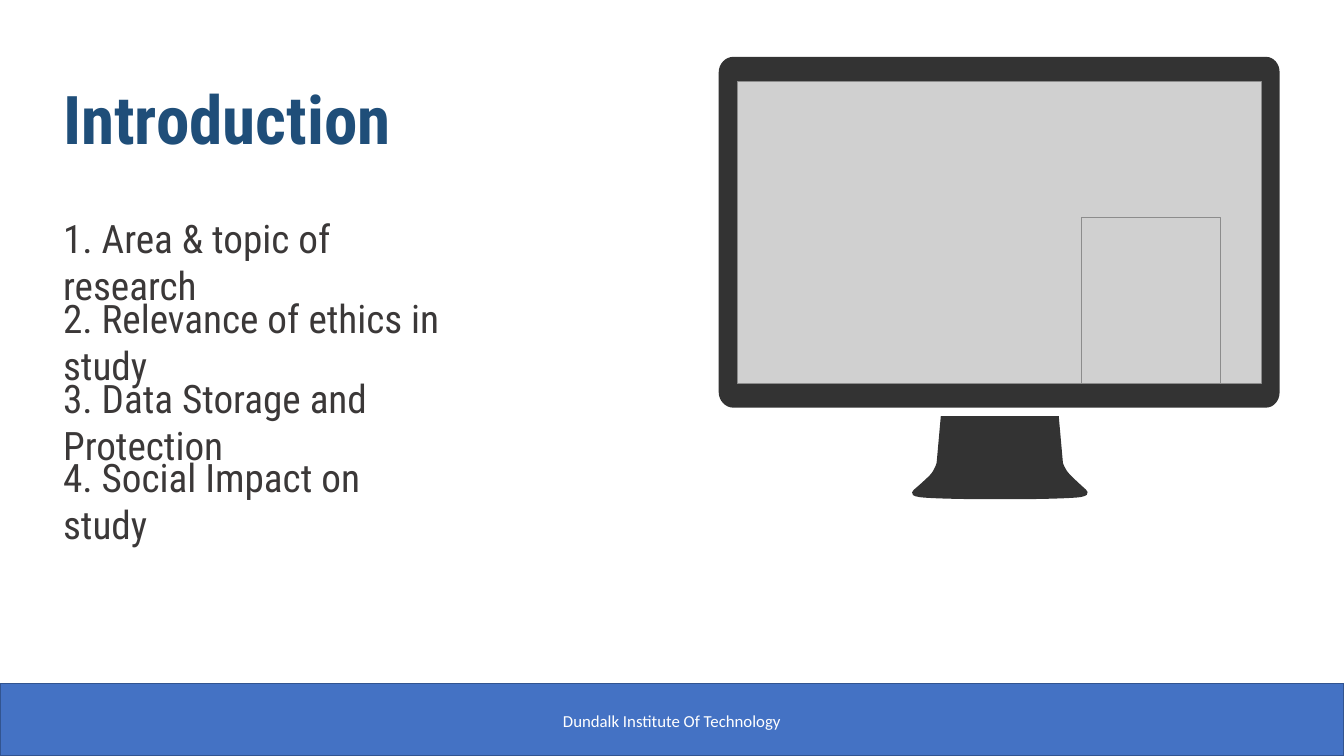
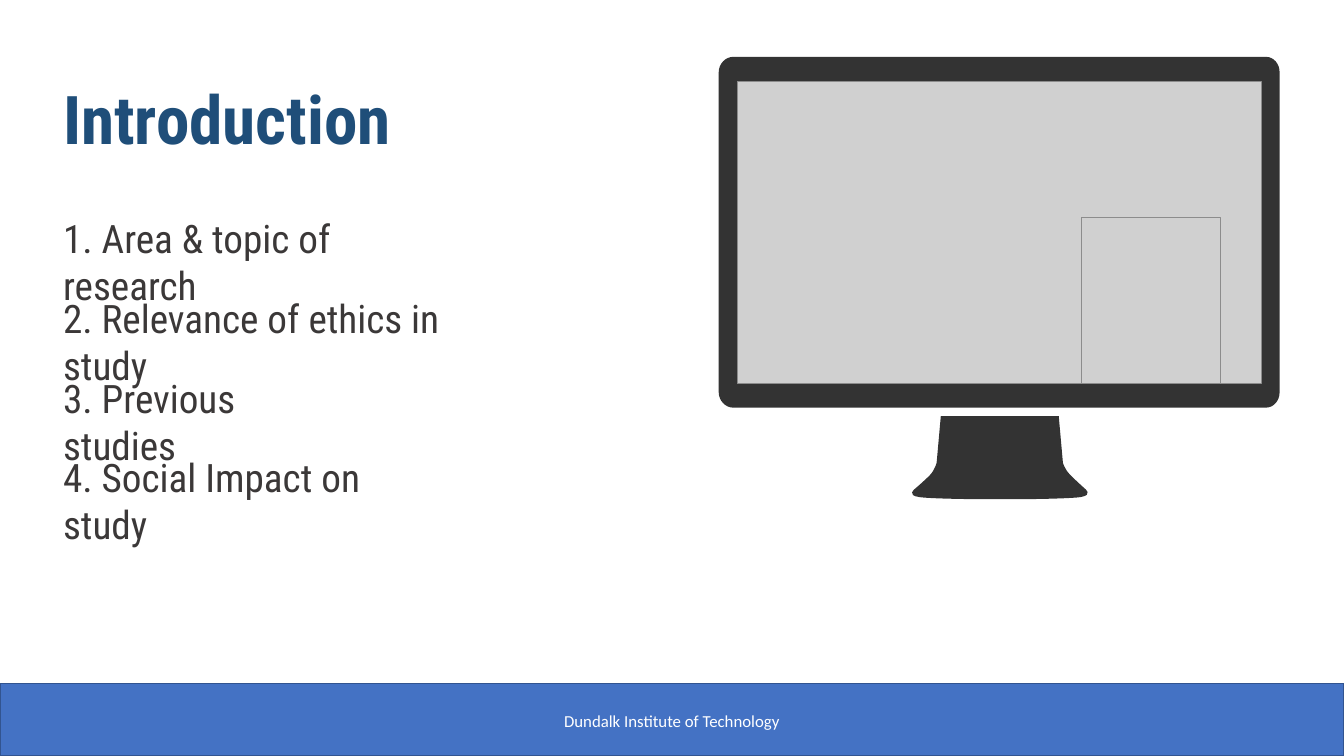
Before and after one commit to sujilkumarkm/desertion_dkit_msc_2022_sep, a slide deck: slide 3 of mani_sujil_dessertation_ppt.pptx. Drawn at 1344x756 pixels with LibreOffice and Linux fonts; fonts in the diff are those of the drawing; grey boxes stand for pictures. Boxes give left, top, right and bottom in pixels: in the first picture for what was removed or moved away, otherwise in the second. Text is boxed around its words. In the diff, an @@ line names an element or a change of style, - is before the commit and + after.

```diff
--- a/mani_sujil_dessertation_ppt.pptx
+++ b/mani_sujil_dessertation_ppt.pptx
@@ text at (x1=63, y1=377, x2=236, y2=470): text changed @@
-3. Data Storage and Protection
+3. Previous studies
@@ text at (x1=564, y1=715, x2=780, y2=730): text changed @@
-Dundalk Institute Of Technology
+Dundalk Institute of Technology
```
Also in this commit, not shown: 6 other slides changed.
